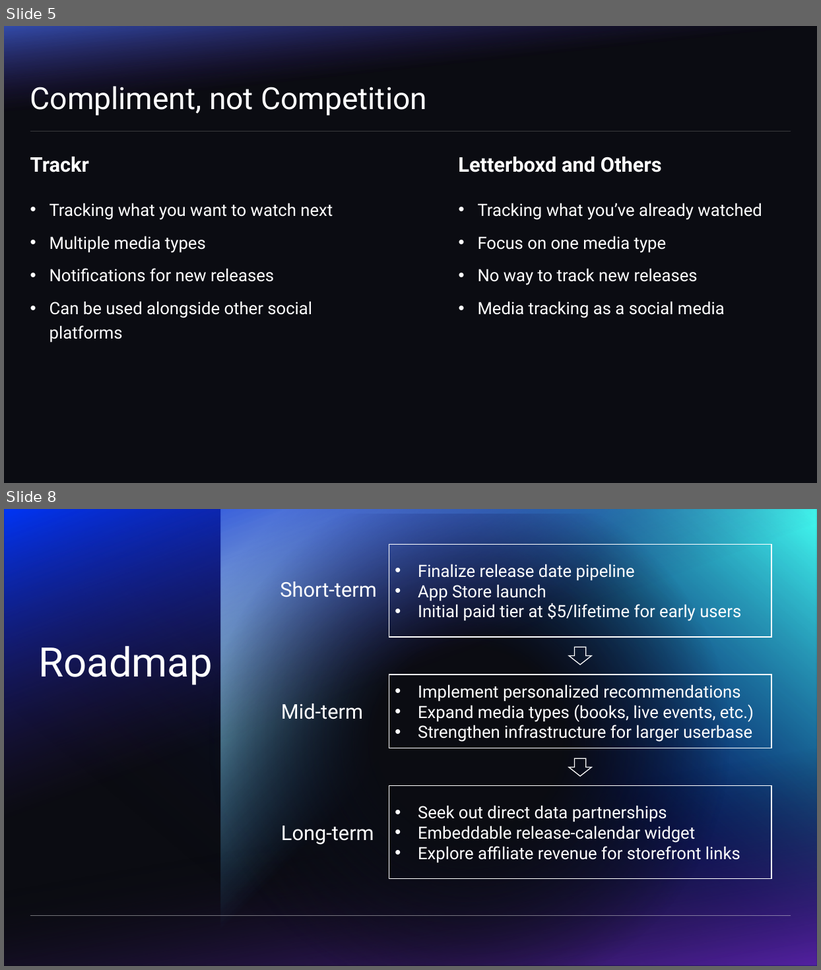
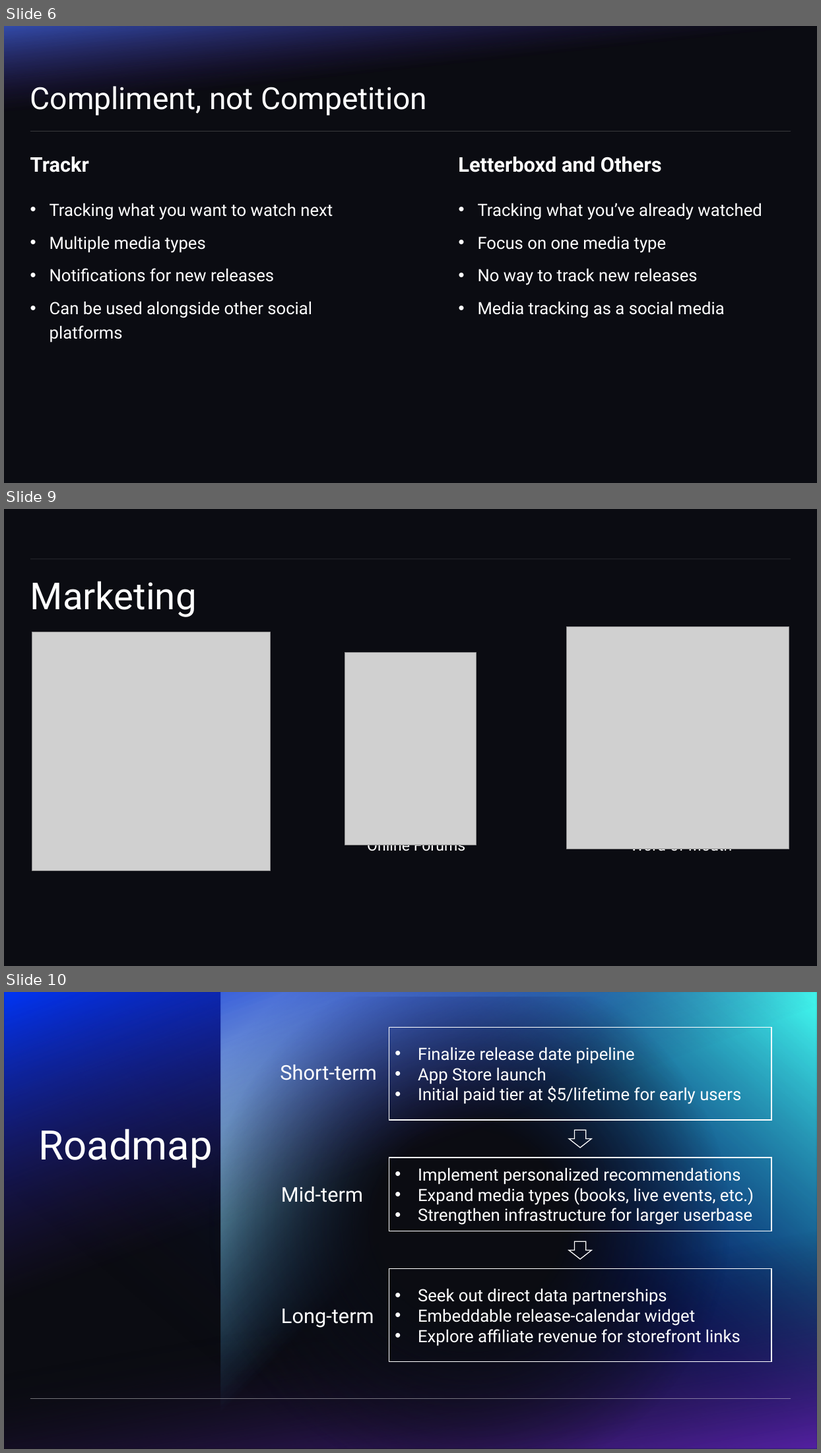
Before and after one commit to JDRailsback/media-tracker, a slide deck: docs/TRACKR Pitchdeck.pptx. Shown one above the other, each under a label of ours: slides 5 and 8 before the commit, slides 6, 9 and 10 after it; the slides between them are not shown. The pictures are 821x970 and 821x1453 pixels, drawn with LibreOffice and Linux fonts; fonts in the diff are those of the drawing; grey boxes stand for pictures. Boxes give left, top, right and bottom in pixels: in the first picture for what was removed or moved away, otherwise in the second. Text is boxed around its words. In the diff, an @@ line names an element or a change of style, - is before the commit and + after.

```diff
--- a/docs/TRACKR Pitchdeck.pptx
+++ b/docs/TRACKR Pitchdeck.pptx
@@ slide 9 added at [4, 509, 817, 966], background #0B0C12 @@
@@ line added from (791, 559) to (30, 559), #BFBFBF 0.5 pt @@
@@ title added at [30, 581, 197, 617], 44 pt, text #FFFFFF @@
+Marketing
@@ picture added at [567, 627, 789, 850] @@
@@ picture added at [32, 632, 271, 871] @@
@@ picture added at [345, 653, 476, 846] @@
@@ text added at [367, 845, 465, 854], 18 pt, text #FFFFFF @@
+Online Forums
@@ text added at [630, 849, 732, 854], 18 pt, text #FFFFFF @@
+Word-of-Mouth
@@ what was slide 5 is now slide 6 @@
@@ what was slide 8 is now slide 10 @@
```
Also in this commit, not shown: 3 slides changed, 1 other slide added, 1 other file.
